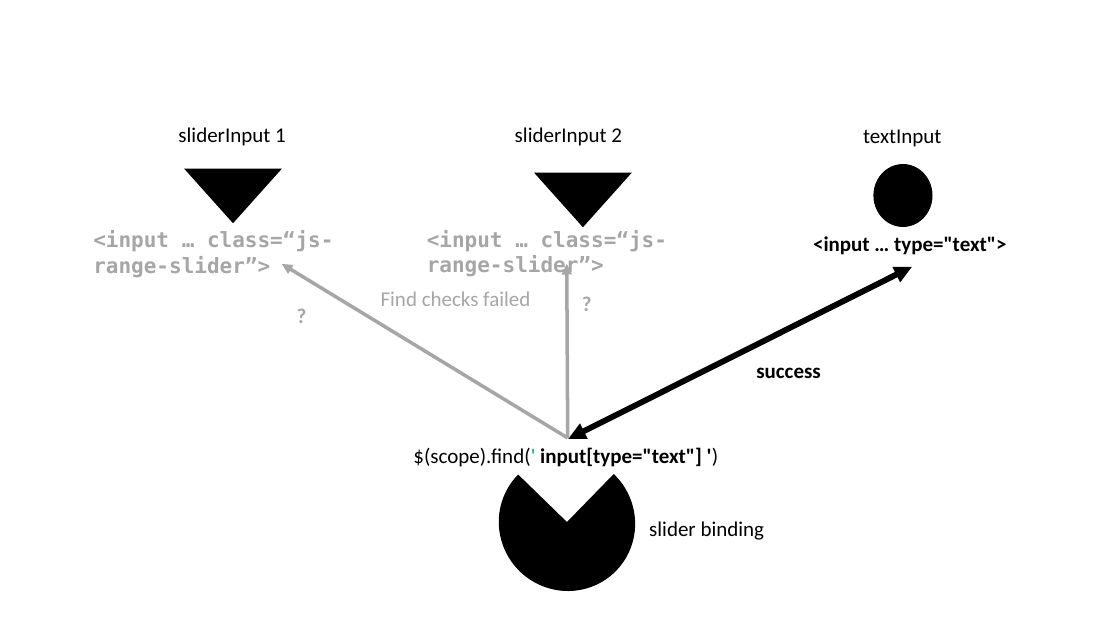
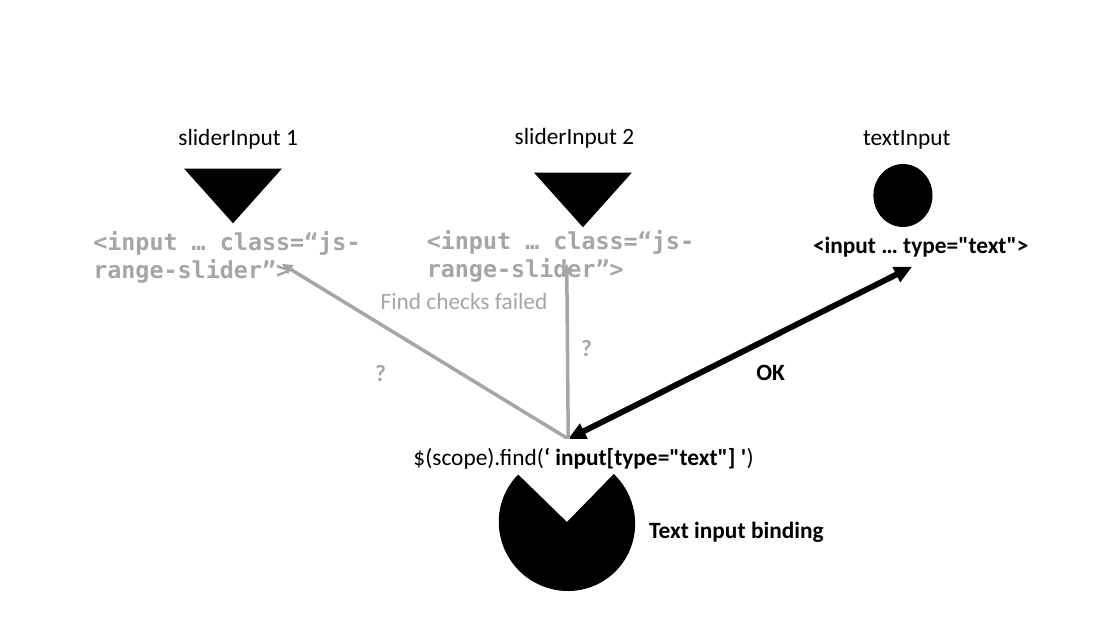
Before and after one commit to DivadNojnarg/outstanding-shiny-ui, a slide deck: slide 1 of images/survival-kit/shiny-find-inputs.pptx. Drawn at 1120x630 pixels with LibreOffice and Linux fonts; fonts in the diff are those of the drawing. Boxes give left, top, right and bottom in pixels: in the first picture for what was removed or moved away, otherwise in the second. Text is boxed around its words. In the diff, an @@ line names an element or a change of style, - is before the commit and + after.

```diff
--- a/images/survival-kit/shiny-find-inputs.pptx
+++ b/images/survival-kit/shiny-find-inputs.pptx
@@ text "?": place and size @@
-text "?" at box(574, 287, 594, 320)
+text "?" at box(573, 329, 593, 366)
@@ size 18 to 20 pt in 9 elements at box(381, 293, 547, 309), box(813, 236, 1028, 257), box(863, 130, 950, 149), box(515, 127, 634, 148), box(178, 128, 298, 149), box(93, 231, 361, 283), box(427, 230, 694, 283), box(573, 329, 593, 366), box(367, 355, 387, 392) @@
@@ text "?": place and size @@
-text "?" at box(288, 298, 308, 332)
+text "?" at box(367, 355, 387, 392)
@@ text at box(756, 364, 785, 380): text changed; size 18 to 20 pt @@
-success
+OK
@@ text at box(413, 448, 735, 469): text changed; size 18 to 20 pt @@
-$(scope).find(' input[type="text"] ')
+$(scope).find(‘ input[type="text"] ')
@@ text at box(649, 521, 824, 542): text changed; size 18 to 20 pt; bold on @@
-slider binding
+Text input binding
```
Also in this commit, not shown: 13 other files.
